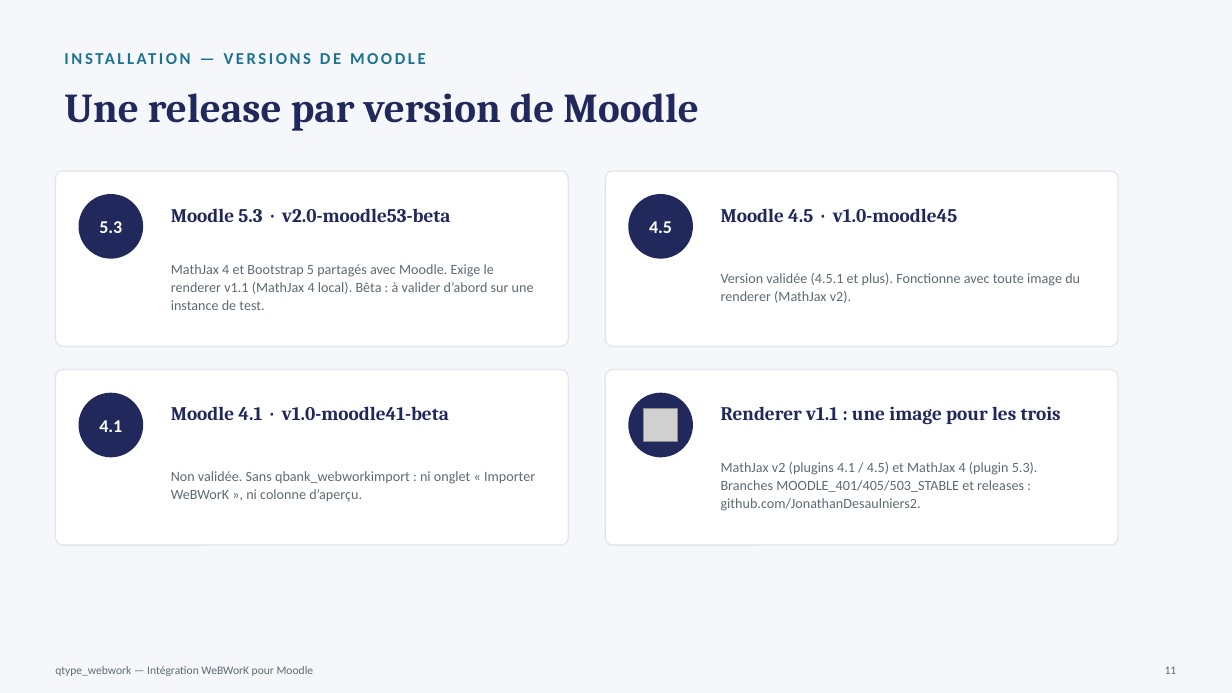
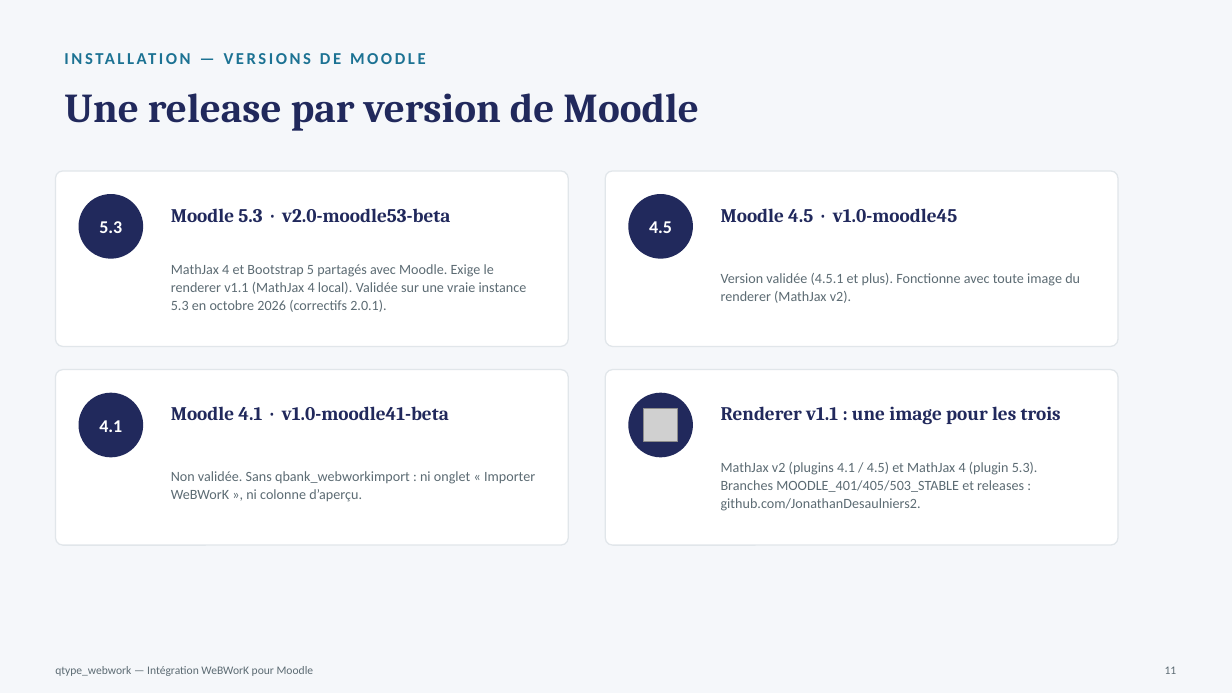
Before and after one commit to JonathanDesaulniers2/moodle-qtype_webwork, a slide deck: slide 11 of docs/qtype_webwork_presentation.pptx. Drawn at 1232x693 pixels with LibreOffice and Linux fonts; fonts in the diff are those of the drawing; grey boxes stand for pictures. Boxes give left, top, right and bottom in pixels: in the first picture for what was removed or moved away, otherwise in the second. Text is boxed around its words. In the diff, an @@ line names an element or a change of style, - is before the commit and + after.

Commit message:
Présentation : validation Moodle 5.3 (nouvelle diapo 21), chaîne intl/fr, catalogue du renderer, Cache-Control, MathView

```diff
--- a/docs/qtype_webwork_presentation.pptx
+++ b/docs/qtype_webwork_presentation.pptx
@@ text at (171,264,527,312): text changed @@
-MathJax 4 et Bootstrap 5 partagés avec Moodle. Exige le renderer v1.1 (MathJax 4 local). Bêta : à valider d’abord sur une instance de test.
+MathJax 4 et Bootstrap 5 partagés avec Moodle. Exige le renderer v1.1 (MathJax 4 local). Validée sur une vraie instance 5.3 en octobre 2026 (correctifs 2.0.1).
```
Also in this commit, not shown: 5 other slides changed, 1 slide added.
